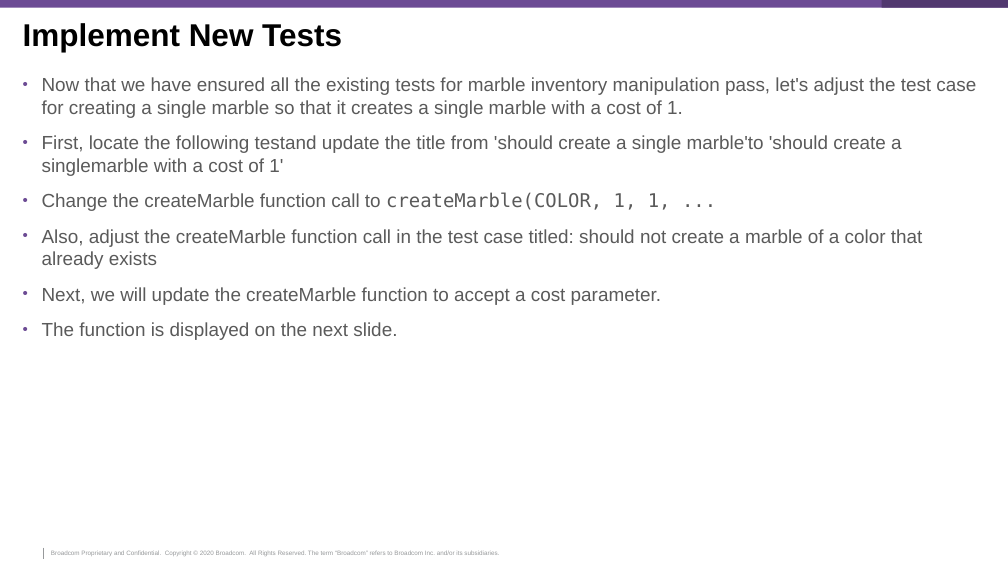
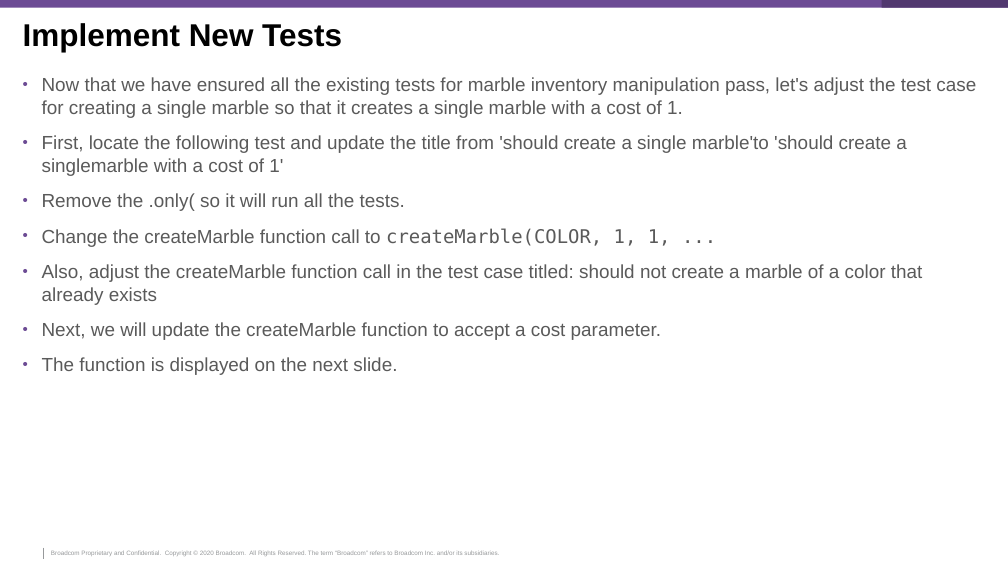
Before and after one commit to McQuitty-Broadcom/Zowe-DevOps-A-01, a slide deck: slide 64 of .workshop/DevOps-Workshop.pptx. Drawn at 1008x567 pixels with LibreOffice and Linux fonts; fonts in the diff are those of the drawing; background and template pictures are left out. Boxes give left, top, right and bottom in pixels: in the first picture for what was removed or moved away, otherwise in the second. Text is boxed around its words. In the diff, an @@ line names an element or a change of style, - is before the commit and + after.

Commit message:
Updating PPT

```diff
--- a/.workshop/DevOps-Workshop.pptx
+++ b/.workshop/DevOps-Workshop.pptx
@@ text at (42,135,907,211): text changed @@
-• First, locate the following testand update the title from 'should create a single marble'to 'should create a singlemarble with a cost of 1'
+• First, locate the following test and update the title from 'should create a single marble'to 'should create a singlemarble with a cost of 1'
+• Remove the .only( so it will run all the tests.
```
Also in this commit, not shown: 2 other slides changed.
